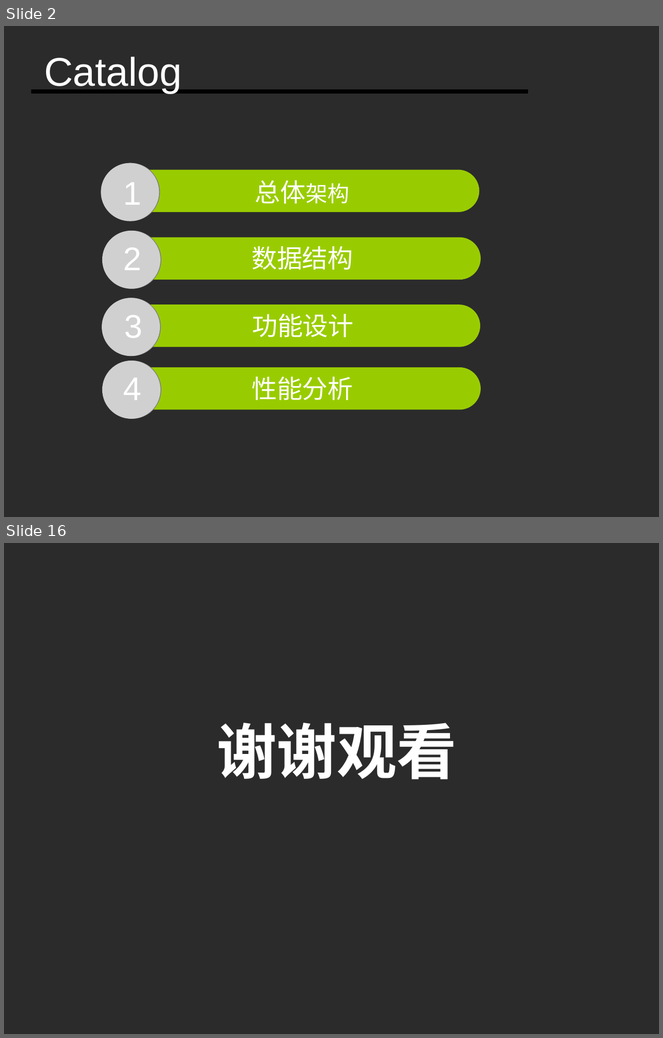
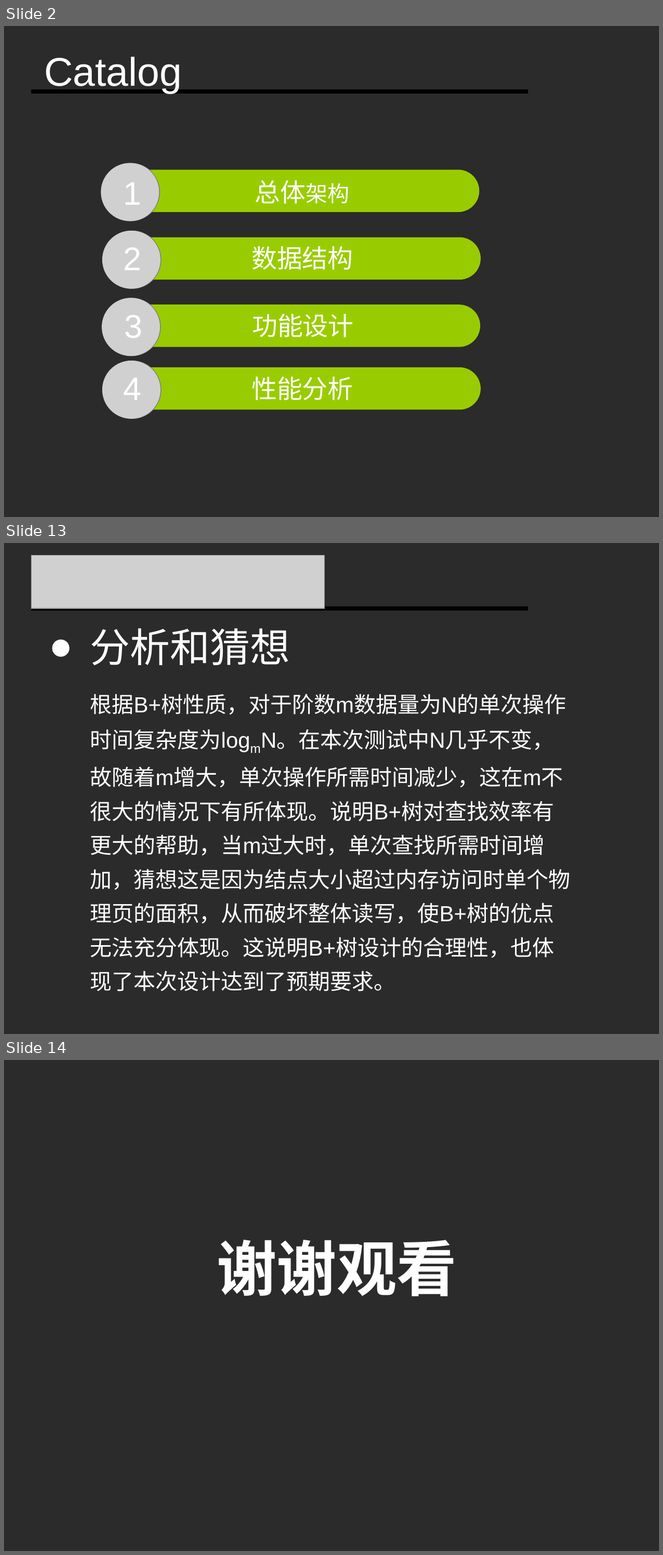
Before and after one commit to Ivanyinfan/Database-2017.7.22, a slide deck: Document/模拟数据库.ppt. Shown one above the other, each under a label of ours: slides 2 and 16 before the commit, slides 2, 13 and 14 after it; the slides between them are not shown. The pictures are 663x1038 and 663x1555 pixels, drawn with LibreOffice and Linux fonts; fonts in the diff are those of the drawing; grey boxes stand for pictures; background and template pictures are left out; a plain dark background stands for a picture behind light text. Boxes give left, top, right and bottom in pixels: in the first picture for what was removed or moved away, otherwise in the second. Text is boxed around its words. In the diff, an @@ line names an element or a change of style, - is before the commit and + after.

```diff
--- a/Document/模拟数据库.ppt
+++ b/Document/模拟数据库.ppt
@@ slide 13 added at (x1=4, y1=543, x2=659, y2=1034), background picture (left out) @@
@@ picture added at (x1=32, y1=555, x2=325, y2=609) @@
@@ line added from (32, 609) to (528, 609), #000000 4.51 pt @@
@@ text added at (x1=90, y1=628, x2=291, y2=665), 44 pt, text #FFFFFF @@
+● 分析和猜想
@@ text added at (x1=90, y1=694, x2=571, y2=992), 24 pt, text #FFFFFF @@
+根据B+树性质，对于阶数m数据量为N的单次操作时间复杂度为logmN。在本次测试中N几乎不变，故随着m增大，单次操作所需时间减少，这在m不很大的情况下有所体现。说明B+树对查找效率有更大的帮助，当m过大时，单次查找所需时间增加，猜想这是因为结点大小超过内存访问时单个物理页的面积，从而破坏整体读写，使B+树的优点无法充分体现。这说明B+树设计的合理性，也体现了本次设计达到了预期要求。
@@ what was slide 16 is now slide 14 @@
```
Also in this commit, not shown: 5 slides changed, 5 other slides added, 8 slides removed, 2 other files.
